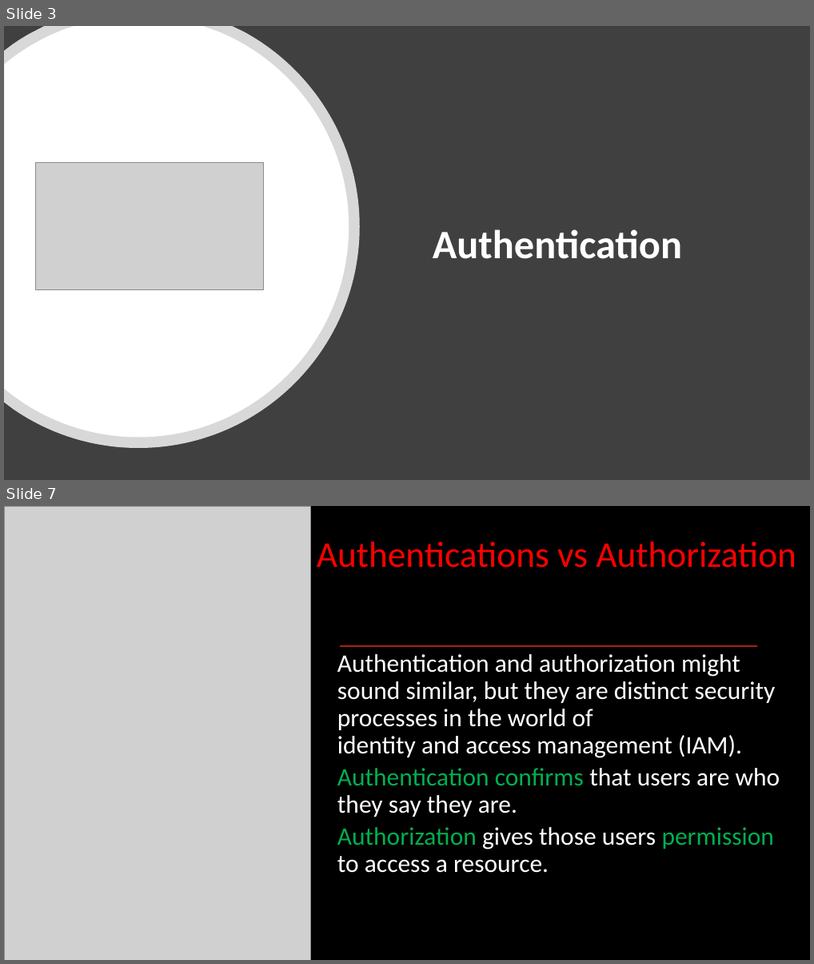
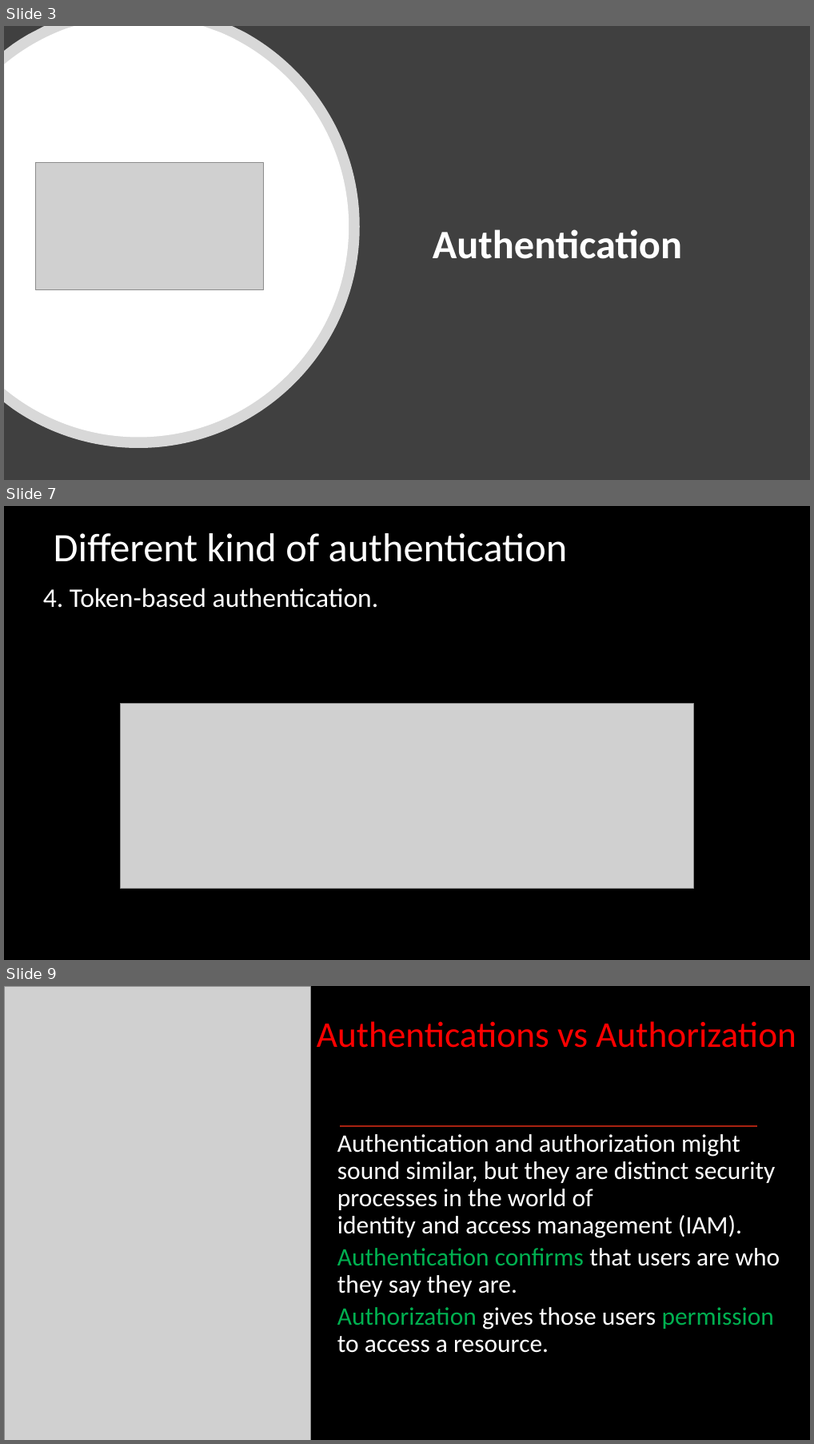
Before and after one commit to asafnaory/nestjs-course, a slide deck: presentations/lecture_jwt.pptx. Shown one above the other, each under a label of ours: slides 3 and 7 before the commit, slides 3, 7 and 9 after it; the slides between them are not shown. The pictures are 814x964 and 814x1444 pixels, drawn with LibreOffice and Linux fonts; fonts in the diff are those of the drawing; grey boxes stand for pictures. Boxes give left, top, right and bottom in pixels: in the first picture for what was removed or moved away, otherwise in the second. Text is boxed around its words. In the diff, an @@ line names an element or a change of style, - is before the commit and + after.

```diff
--- a/presentations/lecture_jwt.pptx
+++ b/presentations/lecture_jwt.pptx
@@ slide 7 added at <box>4,506,810,960</box>, background #000000 @@
@@ title added at <box>54,533,568,562</box>, 48 pt, text #FFFFFF @@
+Different kind of authentication
@@ text added at <box>43,588,379,608</box>, 32 pt, text #FFFFFF @@
+4. Token-based authentication.
@@ picture added at <box>120,704,694,888</box> @@
@@ what was slide 7 is now slide 9 @@
```
Also in this commit, not shown: 3 slides changed, 10 other slides added, 3 slides removed, 2 other files.
